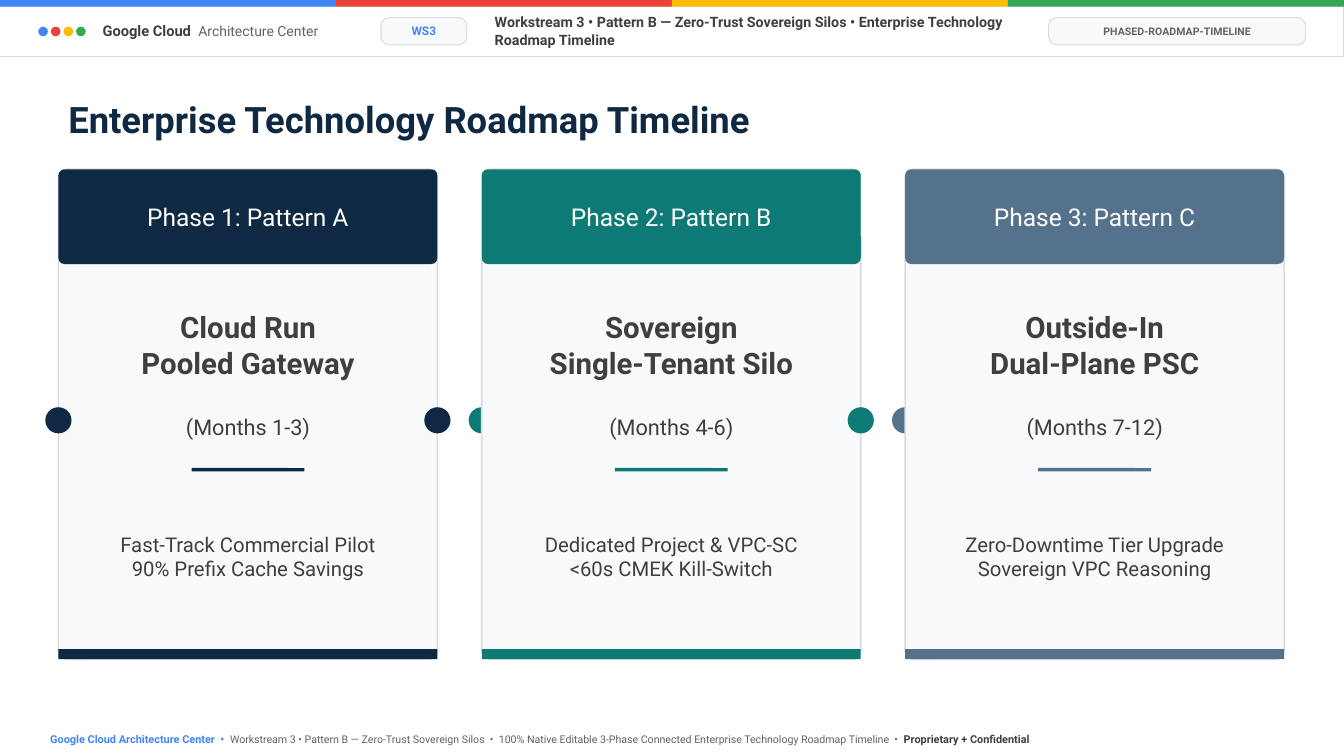
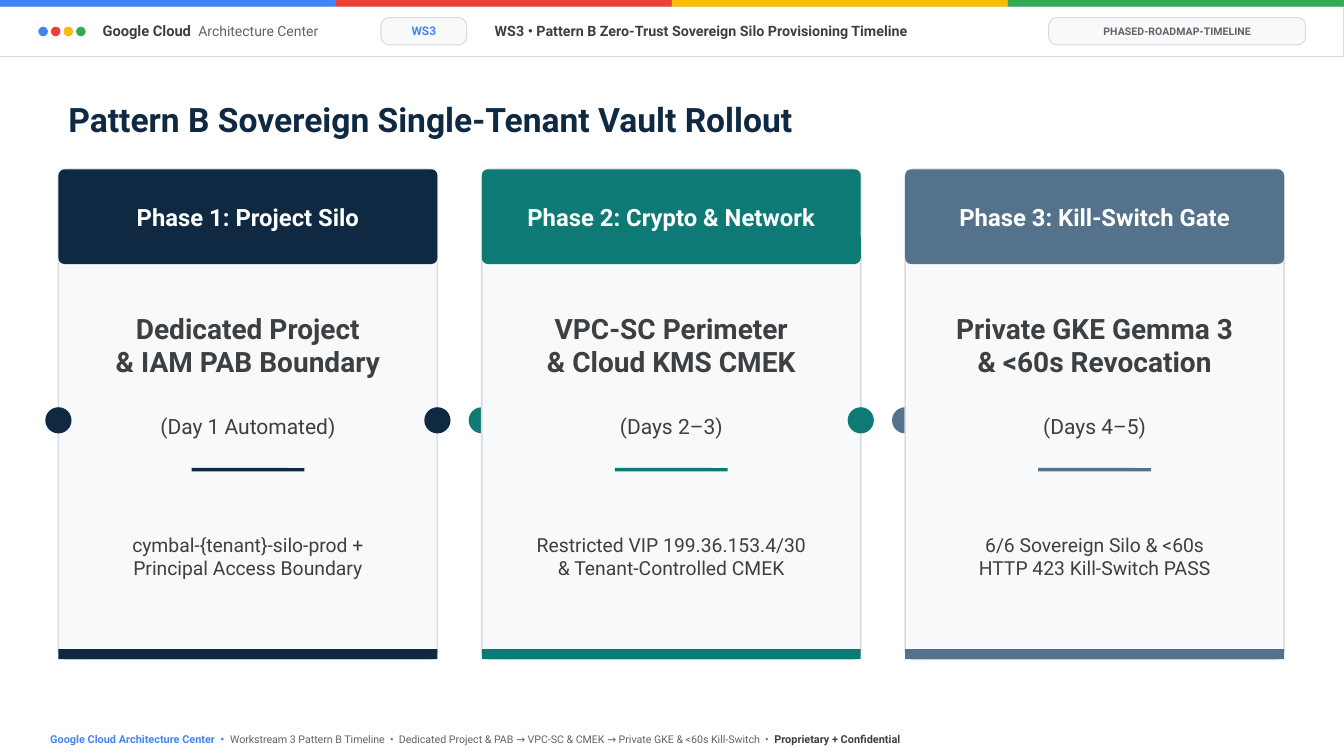
Before and after one commit to nitinaggarwal-12/blogs, a slide deck: slide 12 of slides/ws3-pattern-b-siloed-editable-slides.pptx (slide 15 before the commit). Drawn at 1344x756 pixels with LibreOffice and Linux fonts; fonts in the diff are those of the drawing. Boxes give left, top, right and bottom in pixels: in the first picture for what was removed or moved away, otherwise in the second. Text is boxed around its words. In the diff, an @@ line names an element or a change of style, - is before the commit and + after.

```diff
--- a/slides/ws3-pattern-b-siloed-editable-slides.pptx
+++ b/slides/ws3-pattern-b-siloed-editable-slides.pptx
@@ text at (495,25,907,39): text changed @@
-Workstream 3 • Pattern B — Zero-Trust Sovereign Silos • Enterprise Technology Roadmap Timeline
+WS3 • Pattern B Zero-Trust Sovereign Silo Provisioning Timeline
@@ text at (68,106,792,139): text changed; size 26 to 24 pt @@
-Enterprise Technology Roadmap Timeline
+Pattern B Sovereign Single-Tenant Vault Rollout
@@ text at (137,208,359,231): text changed; size 17.5 to 17 pt; bold on @@
-Phase 1: Pattern A
+Phase 1: Project Silo
@@ text at (527,208,815,231): text changed; size 17.5 to 17 pt; bold on @@
-Phase 2: Pattern B
+Phase 2: Crypto & Network
@@ text at (959,208,1230,226): text changed; size 17.5 to 17 pt; bold on @@
-Phase 3: Pattern C
+Phase 3: Kill-Switch Gate
@@ text at (136,318,380,378): text changed; size 21 to 20 pt @@
-Cloud Run
-Pooled Gateway
+Dedicated Project
+& IAM PAB Boundary
@@ text at (555,318,795,373): text changed; size 21 to 20 pt @@
-Sovereign
-Single-Tenant Silo
+VPC-SC Perimeter
+& Cloud KMS CMEK
@@ text at (956,318,1233,373): text changed; size 21 to 20 pt @@
-Outside-In
-Dual-Plane PSC
+Private GKE Gemma 3
+& <60s Revocation
@@ text at (160,417,336,439): text changed; size 15.5 to 15 pt @@
-(Months 1-3)
+(Day 1 Automated)
@@ text at (620,417,723,439): text changed; size 15.5 to 15 pt @@
-(Months 4-6)
+(Days 2–3)
@@ text at (1043,417,1146,439): text changed; size 15.5 to 15 pt @@
-(Months 7-12)
+(Days 4–5)
@@ text at (132,537,363,579): text changed; size 14.5 to 13.8 pt @@
-Fast-Track Commercial Pilot
-90% Prefix Cache Savings
+cymbal-{tenant}-silo-prod +
+Principal Access Boundary
@@ text at (537,537,806,575): text changed; size 14.5 to 13.8 pt @@
-Dedicated Project & VPC-SC
-<60s CMEK Kill-Switch
+Restricted VIP 199.36.153.4/30
+& Tenant-Controlled CMEK
@@ text at (979,537,1210,575): text changed; size 14.5 to 13.8 pt @@
-Zero-Downtime Tier Upgrade
-Sovereign VPC Reasoning
+6/6 Sovereign Silo & <60s
+HTTP 423 Kill-Switch PASS
@@ text at (50,734,901,746): text changed @@
-Google Cloud Architecture Center • Workstream 3 • Pattern B — Zero-Trust Sovereign Silos • 100% Native Editable 3-Phase Connected Enterprise Technology Roadmap Timeline • Proprietary + Confidential
+Google Cloud Architecture Center • Workstream 3 Pattern B Timeline • Dedicated Project & PAB → VPC-SC & CMEK → Private GKE & <60s Kill-Switch • Proprietary + Confidential
```
Also in this commit, not shown: 8 other slides changed, 2 slides added, 13 slides removed, 13 other files.
